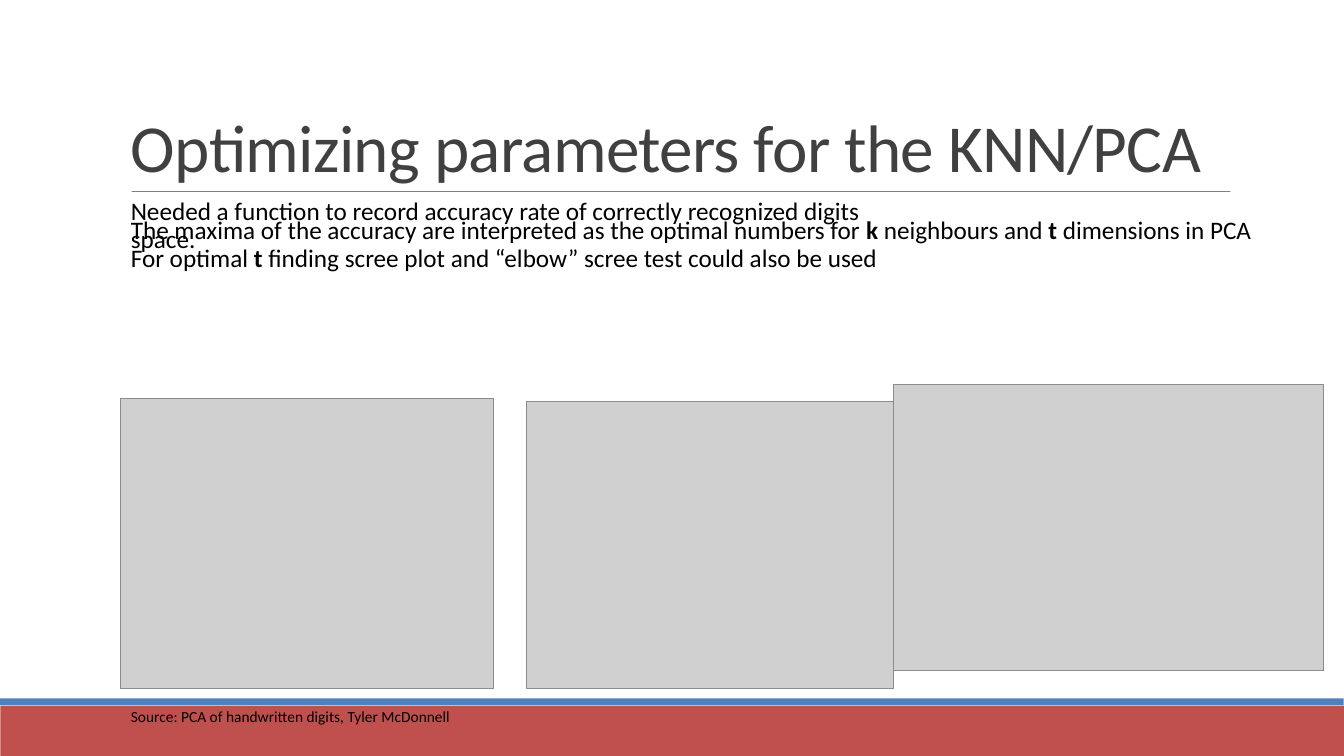
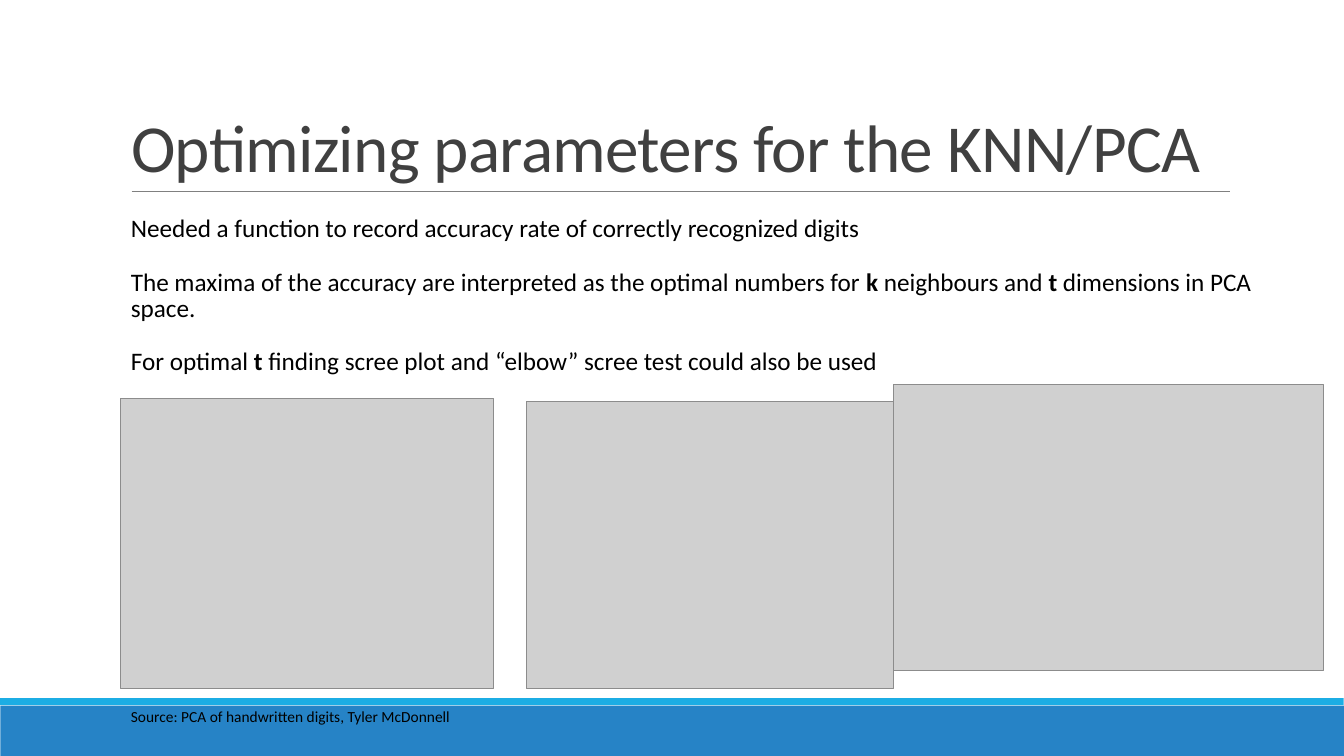
Before and after one commit to datascience-mobi/project-03-group-01, a slide deck: slide 6 of Vortrag1.pptx. Drawn at 1344x756 pixels with LibreOffice and Linux fonts; fonts in the diff are those of the drawing; grey boxes stand for pictures. Boxes give left, top, right and bottom in pixels: in the first picture for what was removed or moved away, otherwise in the second. Text is boxed around its words. In the diff, an @@ line names an element or a change of style, - is before the commit and + after.

```diff
--- a/Vortrag1.pptx
+++ b/Vortrag1.pptx
@@ text "Needed a function to record ..." at <box>131,219,1251,375</box>: line spacing 6.7pt to 19pt @@
@@ rectangle at <box>0,706,1344,756</box>: fill #C0504D to #2683C6 @@
@@ rectangle at <box>0,699,1344,706</box>: fill #4F81BD to #1CADE4 @@
```
Also in this commit, not shown: 8 other slides changed.
